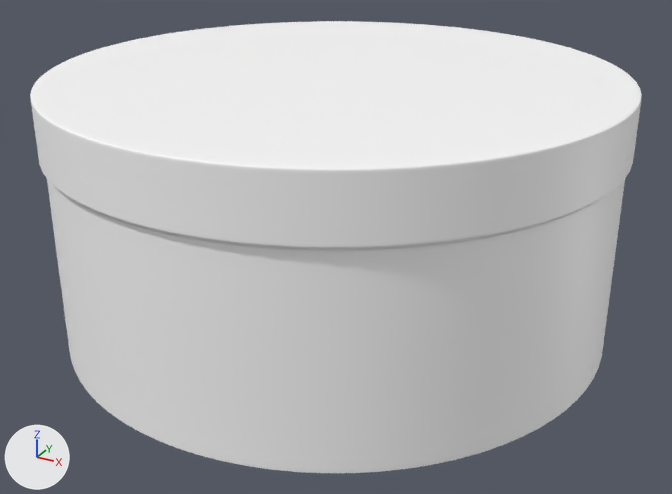
What one commit did to the glTF model public/models/3588.glb.
Camera for both pictures: a camera (50 mm lens) standing at (190.0, -346.0, 150.0) and looking at (4.0, -7.0, -19.0). Arrows for +X, +Y and +Z are at lower left; the lights stay in place. The picture after the commit comes second. Where no turn or scale is listed for an object, it has been applied to the vertices.

In view in the first picture: '盒身', '贴图'.
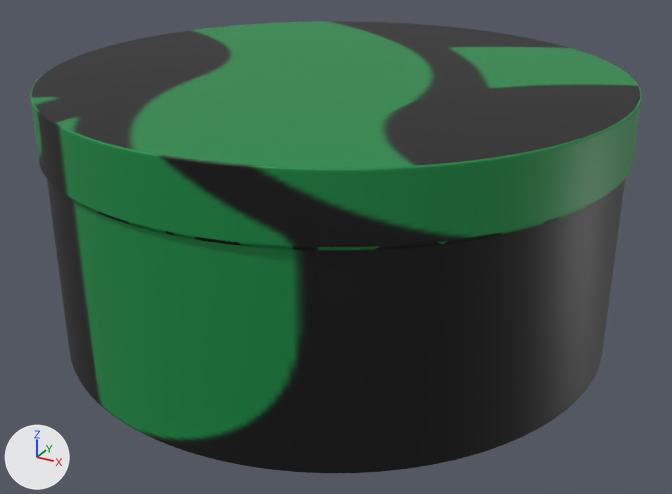
Location of each change, [x1, y1, x2, y2] in pixels of the pictures (672 x 494 px):
'贴图', surface changed (darker): [30, 21, 642, 473] in both
'盒身', surface changed: [72, 197, 603, 250] in both

Edits to the bpy script that builds the scene:
```text
Add img_ap_watermark:
    img_ap_watermark = load_image('AP_Watermark', '_unpacked/AP_Watermark', 300, 222, 'sRGB')
Change mat_material__26_002:
    remove mat_material__26_002.base_color = (1.0, 1.0, 1.0)  # white #ffffff
    add mat_material__26_002.texture = img_ap_watermark
Change mat_07___defaultf:
    remove mat_07___defaultf.base_color = (0.992, 0.992, 0.992)  # white #fefefe
    add mat_07___defaultf.texture = img_ap_watermark
```
